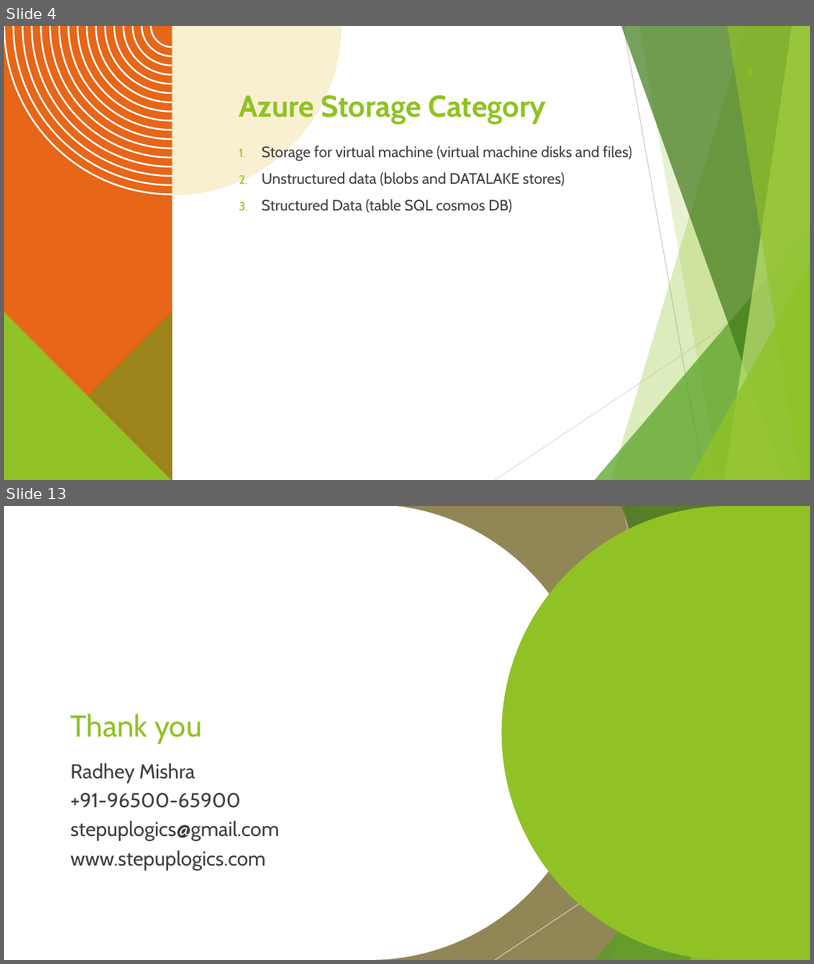
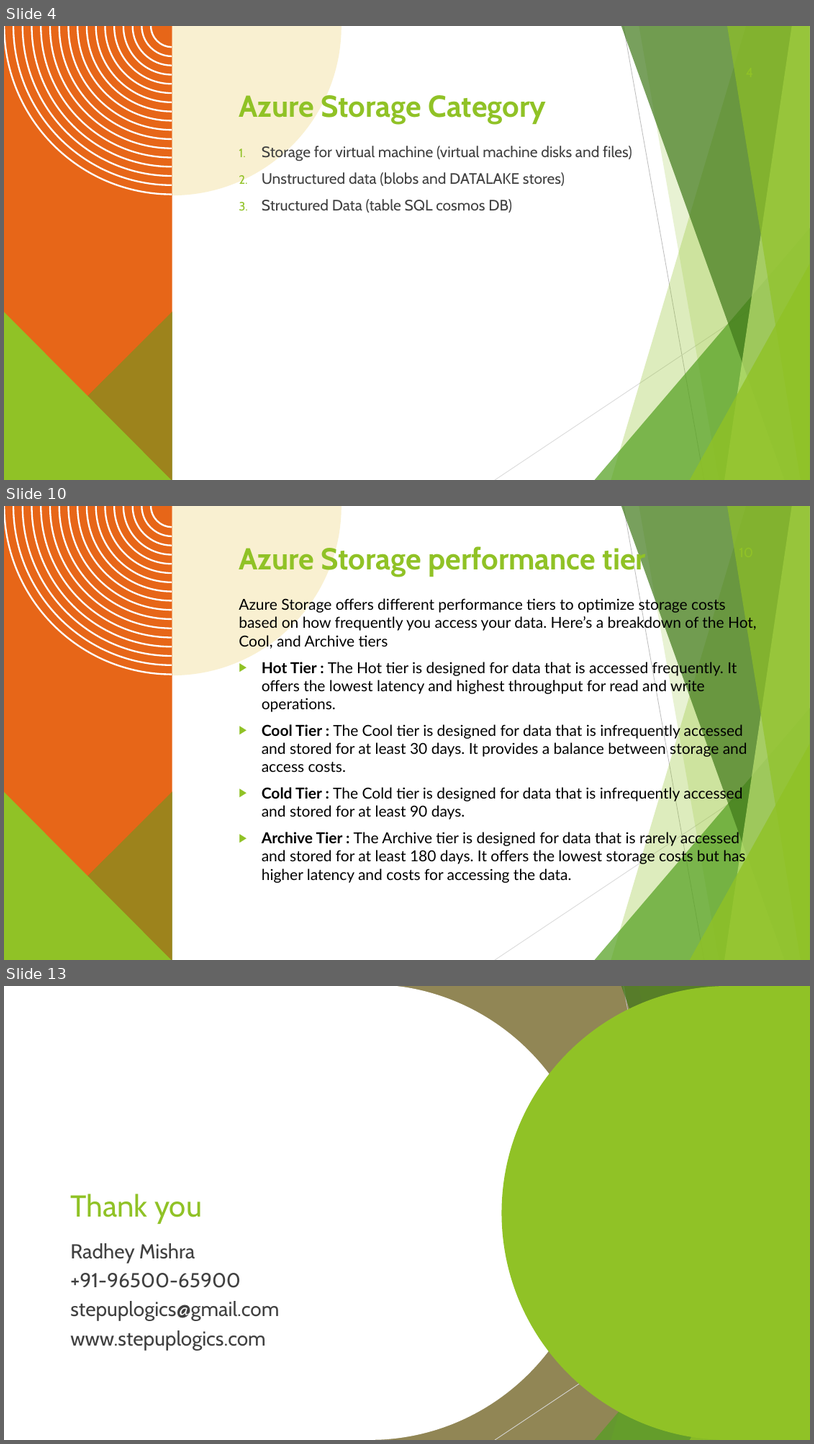
Before and after one commit to radhey24h/cloud-in-depth, a slide deck: azure-in-depth/Day-3-Azure-Storage/01-Azure-Storage.pptx. Shown one above the other, each under a label of ours: slides 4 and 13 before the commit, slides 4, 10 and 13 after it; the slides between them are not shown. The pictures are 814x964 and 814x1444 pixels, drawn with LibreOffice and Linux fonts; fonts in the diff are those of the drawing; background and template pictures are left out. Boxes give left, top, right and bottom in pixels: in the first picture for what was removed or moved away, otherwise in the second. Text is boxed around its words. In the diff, an @@ line names an element or a change of style, - is before the commit and + after.

Commit message:
azure storage ppt completed

```diff
--- a/azure-in-depth/Day-3-Azure-Storage/01-Azure-Storage.pptx
+++ b/azure-in-depth/Day-3-Azure-Storage/01-Azure-Storage.pptx
@@ slide 10 added at box(4, 506, 810, 960), background #FFFFFF; not listed: 15 template elements that a slide beside it also shows @@
@@ title added at box(239, 544, 647, 577), 36 pt, text #90C226, bold @@
+Azure Storage performance tier
@@ text added at box(239, 597, 757, 883), 18 pt, text #000000 @@
+Azure Storage offers different performance tiers to optimize storage costs based on how frequently you access your data. Here’s a breakdown of the Hot, Cool, and Archive tiers
+▶ Hot Tier : The Hot tier is designed for data that is accessed frequently. It offers the lowest latency and highest throughput for read and write operations.
+▶ Cool Tier : The Cool tier is designed for data that is infrequently accessed and stored for at least 30 days. It provides a balance between storage and access costs.
+▶ Cold Tier : The Cold tier is designed for data that is infrequently accessed and stored for at least 90 days.
+▶ Archive Tier : The Archive tier is designed for data that is rarely accessed and stored for at least 180 days. It offers the lowest storage costs but has higher latency and costs for accessing the data.
```
Also in this commit, not shown: 8 slides changed, 1 slide removed.
